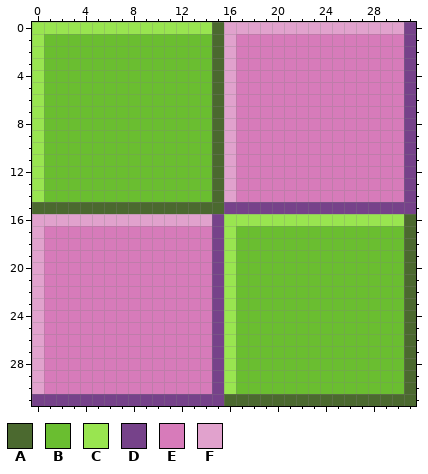
Two states of a pixel-art file, sem9/rPOdMobileP/assets/platform.aseprite. This is how it looked before the edit.
32x32 pixels, 1 frame.
Palette (. is transparent): A #4b692f  B #6abe30  C #99e550  D #76428a  E #d77bba  F #e1a2cd
Pixels before, first column x 0:
 0 CCCCCCCCCCCCCCCAFFFFFFFFFFFFFFFD
 1 CBBBBBBBBBBBBBBAFEEEEEEEEEEEEEED
 2 CBBBBBBBBBBBBBBAFEEEEEEEEEEEEEED
 3 CBBBBBBBBBBBBBBAFEEEEEEEEEEEEEED
 4 CBBBBBBBBBBBBBBAFEEEEEEEEEEEEEED
 5 CBBBBBBBBBBBBBBAFEEEEEEEEEEEEEED
 6 CBBBBBBBBBBBBBBAFEEEEEEEEEEEEEED
 7 CBBBBBBBBBBBBBBAFEEEEEEEEEEEEEED
 8 CBBBBBBBBBBBBBBAFEEEEEEEEEEEEEED
 9 CBBBBBBBBBBBBBBAFEEEEEEEEEEEEEED
10 CBBBBBBBBBBBBBBAFEEEEEEEEEEEEEED
11 CBBBBBBBBBBBBBBAFEEEEEEEEEEEEEED
12 CBBBBBBBBBBBBBBAFEEEEEEEEEEEEEED
13 CBBBBBBBBBBBBBBAFEEEEEEEEEEEEEED
14 CBBBBBBBBBBBBBBAFEEEEEEEEEEEEEED
15 AAAAAAAAAAAAAAAADDDDDDDDDDDDDDDD
16 FFFFFFFFFFFFFFFDCCCCCCCCCCCCCCCA
17 FEEEEEEEEEEEEEEDCBBBBBBBBBBBBBBA
18 FEEEEEEEEEEEEEEDCBBBBBBBBBBBBBBA
19 FEEEEEEEEEEEEEEDCBBBBBBBBBBBBBBA
20 FEEEEEEEEEEEEEEDCBBBBBBBBBBBBBBA
21 FEEEEEEEEEEEEEEDCBBBBBBBBBBBBBBA
22 FEEEEEEEEEEEEEEDCBBBBBBBBBBBBBBA
23 FEEEEEEEEEEEEEEDCBBBBBBBBBBBBBBA
24 FEEEEEEEEEEEEEEDCBBBBBBBBBBBBBBA
25 FEEEEEEEEEEEEEEDCBBBBBBBBBBBBBBA
26 FEEEEEEEEEEEEEEDCBBBBBBBBBBBBBBA
27 FEEEEEEEEEEEEEEDCBBBBBBBBBBBBBBA
28 FEEEEEEEEEEEEEEDCBBBBBBBBBBBBBBA
29 FEEEEEEEEEEEEEEDCBBBBBBBBBBBBBBA
30 FEEEEEEEEEEEEEEDCBBBBBBBBBBBBBBA
31 DDDDDDDDDDDDDDDDAAAAAAAAAAAAAAAA
The result:
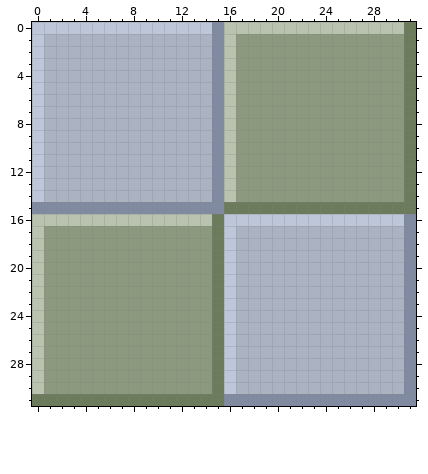
From old to new:
{"colour":"A","old":"#4b692f","new":"#808ba2"}
{"colour":"B","old":"#6abe30","new":"#abb3c3"}
{"colour":"C","old":"#99e550","new":"#bec7d9"}
{"colour":"D","old":"#76428a","new":"#6c7b5b"}
{"colour":"E","old":"#d77bba","new":"#8c997e"}
{"colour":"F","old":"#e1a2cd","new":"#bac3af"}
{"label":"changed","picture_box":[32,22,416,406]}
